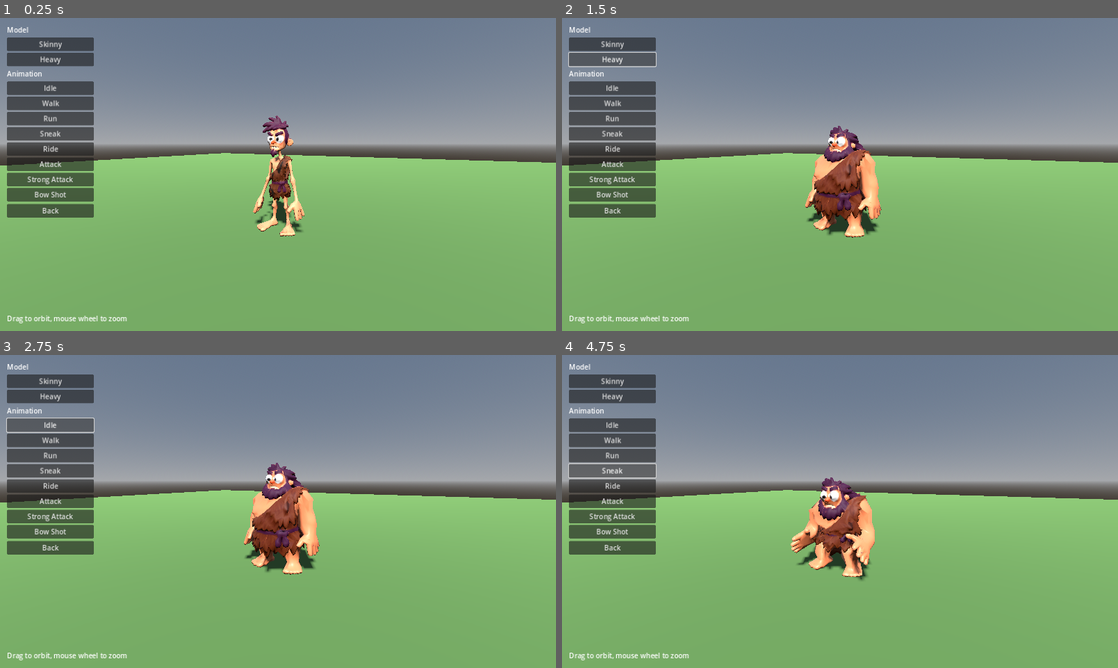
Above: before the commit, frames 1-4 (two rows, left to right).
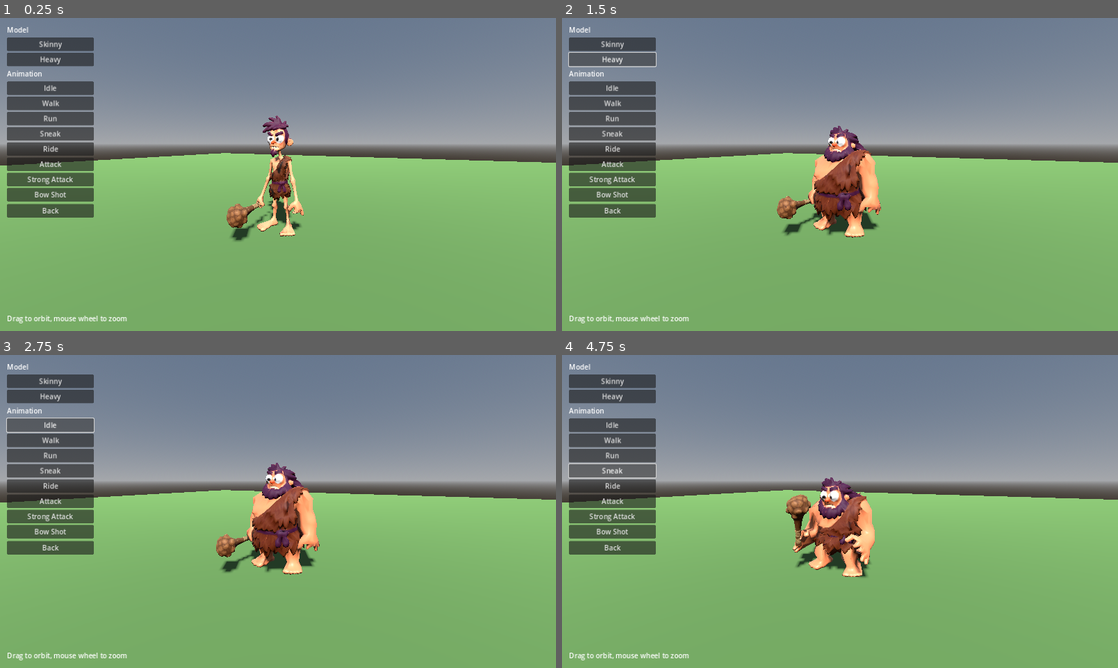
Above: after the commit, the same moments.

Repository: bageus/where-boar
Game: Godot game, scene res://game/presentation/menus/public/animation_viewer.tscn
Same seed, same stepped clock (60 frames per second), same inputs: the game is played once before the commit and once after it. This scene is started directly instead of the project's main scene.
Inputs:
- Up to frame 1 (0.25 s): no input
- Up to frame 2 (1.5 s): click "Skinny" at 0.5 s; click "Heavy" at 1.25 s
- Up to frame 3 (2.75 s): click "Idle" at 2 s
- Up to frame 4 (4.75 s): click "Walk" at 2.75 s; click "Run" at 3.5 s; click "Sneak" at 4.25 s

The runs differ from the first frame. In frame 1, 0.6% of the frame differs, in the area x 40-55%, y 44-72%; in frame 2, 0.6%; in frame 3, 0.6%; in frame 4, 1.1%, in the area x 40-57%, y 40-72%.

Commit message:
P3-024: finger bones and fists, charged strong attack, weapon always in hand in the viewer
Co-Authored-By: Claude Opus 5.5 <noreply@anthropic.com>
Claude-Session: https://claude.ai/code/session_017Jb3Zfbqu5k498ZnWX3h13

Diff:
--- a/game/presentation/menus/public/animation_viewer.gd
+++ b/game/presentation/menus/public/animation_viewer.gd
@@ -13,6 +13,7 @@
 const Club = preload("res://assets/models/club.glb")
 const Bow = preload("res://assets/models/bow.glb")
 const SADDLE_HEIGHT := 1.02  # top of the saddle in mount.tscn
+const GRIP := Vector3(0, 0.1, -0.04)  # inside the fist, in hand bone space
 
 var character: Node3D
 var player: AnimationPlayer
@@ -48,15 +49,17 @@
 	_skeleton = character.find_child("Skeleton3D") as Skeleton3D
 	for anim in ANIMATIONS:
 		player.get_animation(anim).loop_mode = Animation.LOOP_LINEAR  # the viewer repeats every animation
-	_club = _attach(Club, "hand_r", Transform3D(Basis.from_euler(Vector3(0, 0, PI / 2)), Vector3(0.05, 0.02, 0)))
-	_bow = _attach(Bow, "hand_l", Transform3D(Basis.from_euler(Vector3(PI / 2, 0, 0)), Vector3(0.05, 0, 0)))
+	# Hand bones run wrist -> knuckles along +Y, the palm faces -Z and the fingers curl around X.
+	_club = _attach(Club, "hand_r", Transform3D(Basis(Vector3(0, 1, 0), Vector3(-1, 0, 0), Vector3(0, 0, 1)), GRIP + Vector3(-0.25, 0, 0)))
+	_bow = _attach(Bow, "hand_l", Transform3D(Basis(Vector3(0, 0, -1), Vector3(1, 0, 0), Vector3(0, -1, 0)), GRIP))
 	play(animation)
 
 
 func play(anim: String) -> void:
 	animation = anim
 	player.play(anim)
-	_club.visible = anim in ["attack", "strong_attack"]
+	# Cavemen always carry a weapon: the bow for shooting, the club otherwise.
+	_club.visible = anim != "bow_shot"
 	_bow.visible = anim == "bow_shot"
 	_boar.visible = anim == "ride"
 	var hips_height := _skeleton.get_bone_global_rest(_skeleton.find_bone("hips")).origin.y
Binary file changed: assets/models/caveman_heavy.glb
Binary file changed: assets/models/caveman_skinny.glb
Not shown, changed: ACTIVE_TASK.md
Not shown, changed: PROJECT_STATE.md
Not shown, changed: tools/rig_cavemen.py
